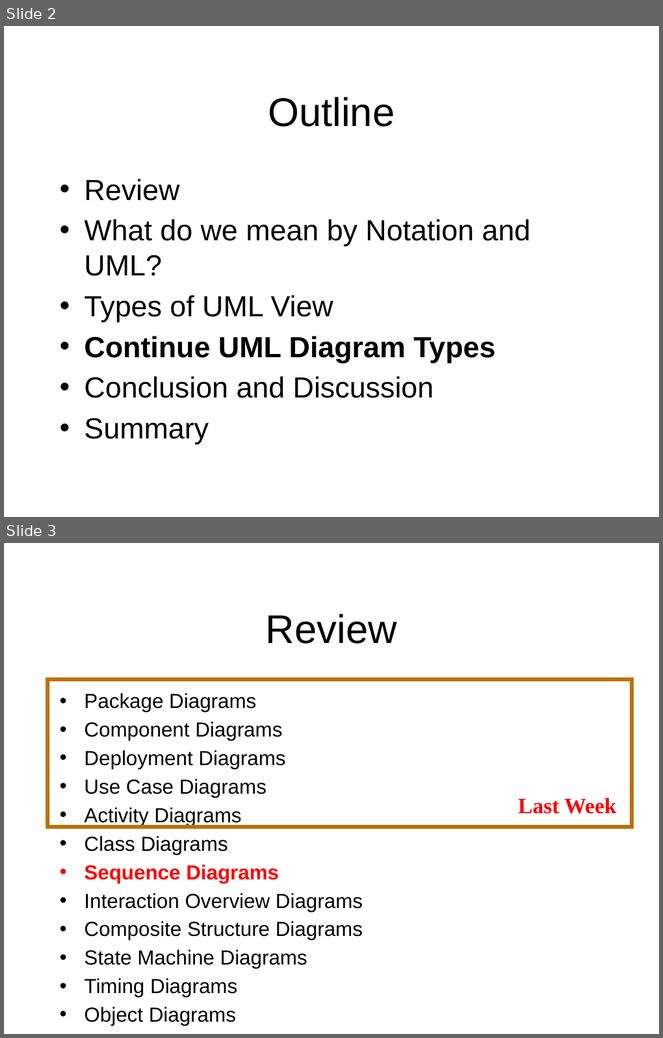
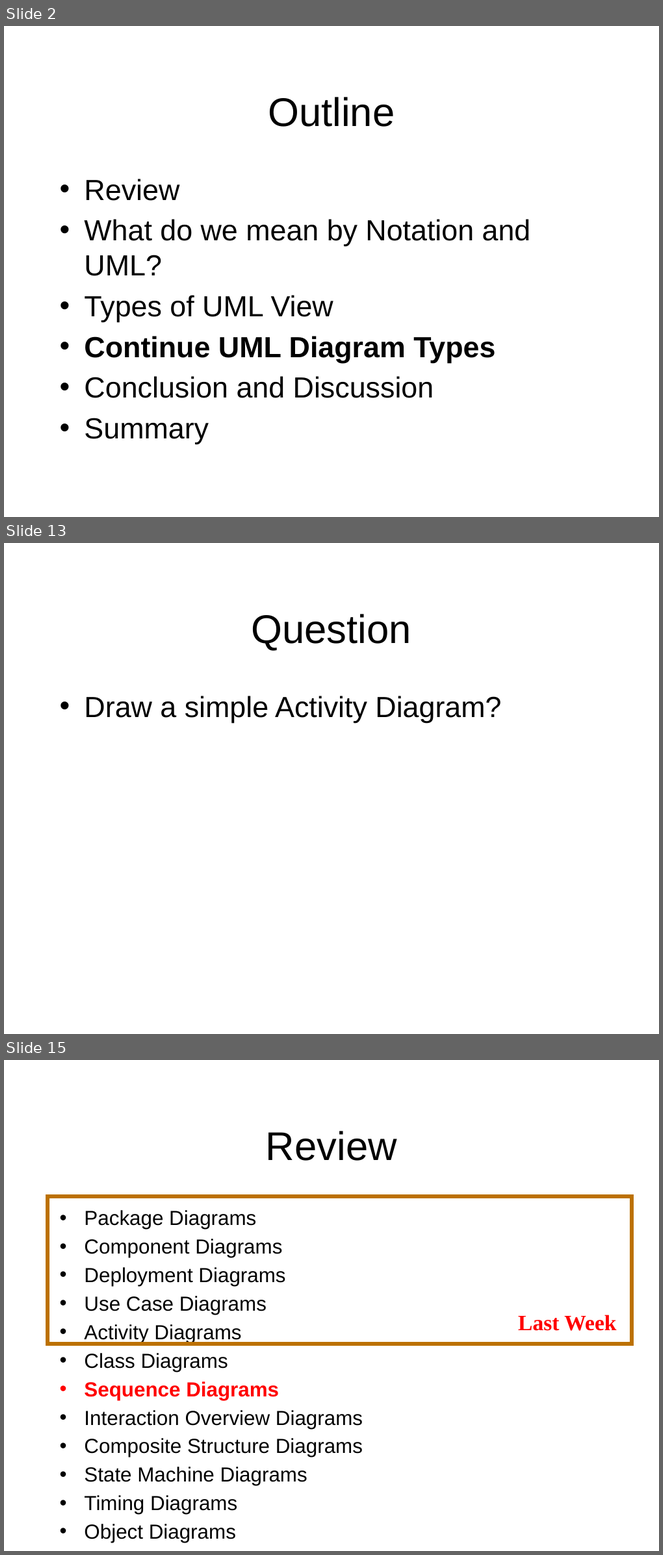
Before and after one commit to octaviordz/zjnu2017.github.io, a slide deck: OOAD/lectures/070--Notation.Part.2.pptx. Shown one above the other, each under a label of ours: slides 2 and 3 before the commit, slides 2, 13 and 15 after it; the slides between them are not shown. The pictures are 663x1038 and 663x1555 pixels, drawn with LibreOffice and Linux fonts; fonts in the diff are those of the drawing. Boxes give left, top, right and bottom in pixels: in the first picture for what was removed or moved away, otherwise in the second. Text is boxed around its words. In the diff, an @@ line names an element or a change of style, - is before the commit and + after.

```diff
--- a/OOAD/lectures/070--Notation.Part.2.pptx
+++ b/OOAD/lectures/070--Notation.Part.2.pptx
@@ slide 13 added at <box>4,543,659,1034</box>, background #FFFFFF @@
@@ title added at <box>252,614,412,651</box>, 44 pt, text #000000 @@
+Question
@@ text added at <box>84,696,501,723</box>, 32 pt, text #000000 @@
+• Draw a simple Activity Diagram?
@@ what was slide 3 is now slide 15 @@
```
Also in this commit, not shown: 11 other slides added.
